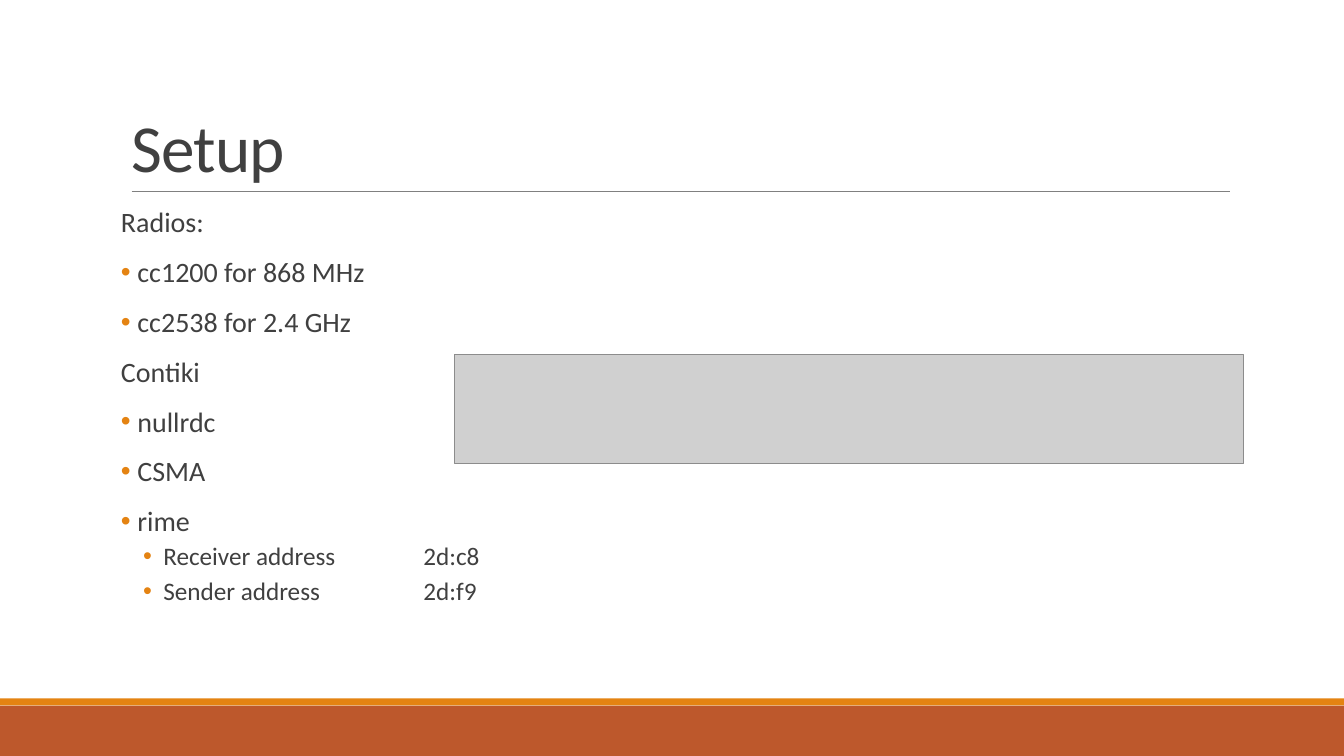
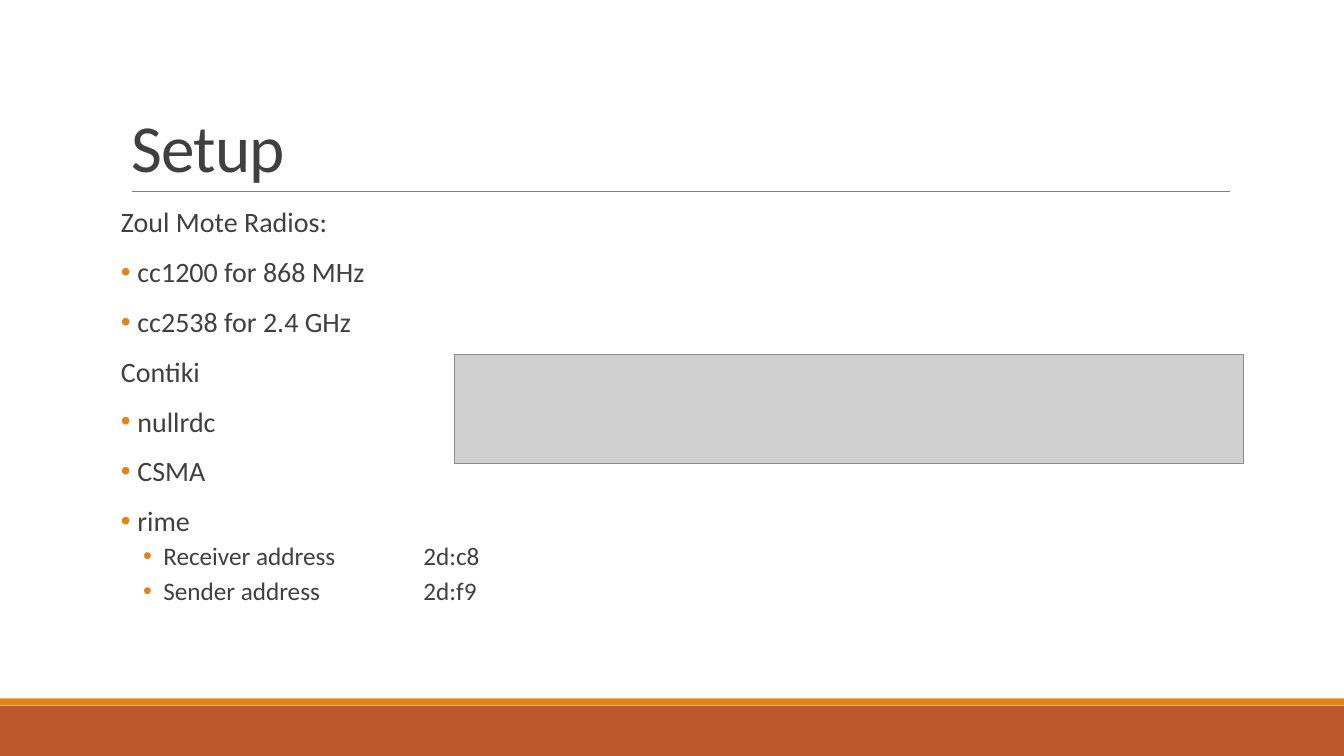
Before and after one commit to MatsDeMeyer/sensorNetworks-2.4vs868, a slide deck: slide 4 of reports/SensorManagementProject.pptx. Drawn at 1344x756 pixels with LibreOffice and Linux fonts; fonts in the diff are those of the drawing; grey boxes stand for pictures. Boxes give left, top, right and bottom in pixels: in the first picture for what was removed or moved away, otherwise in the second. Text is boxed around its words. In the diff, an @@ line names an element or a change of style, - is before the commit and + after.

```diff
--- a/reports/SensorManagementProject.pptx
+++ b/reports/SensorManagementProject.pptx
@@ text at [121, 212, 327, 232]: text changed @@
-Radios:
+Zoul Mote Radios:
```
Also in this commit, not shown: 2 other slides changed.
